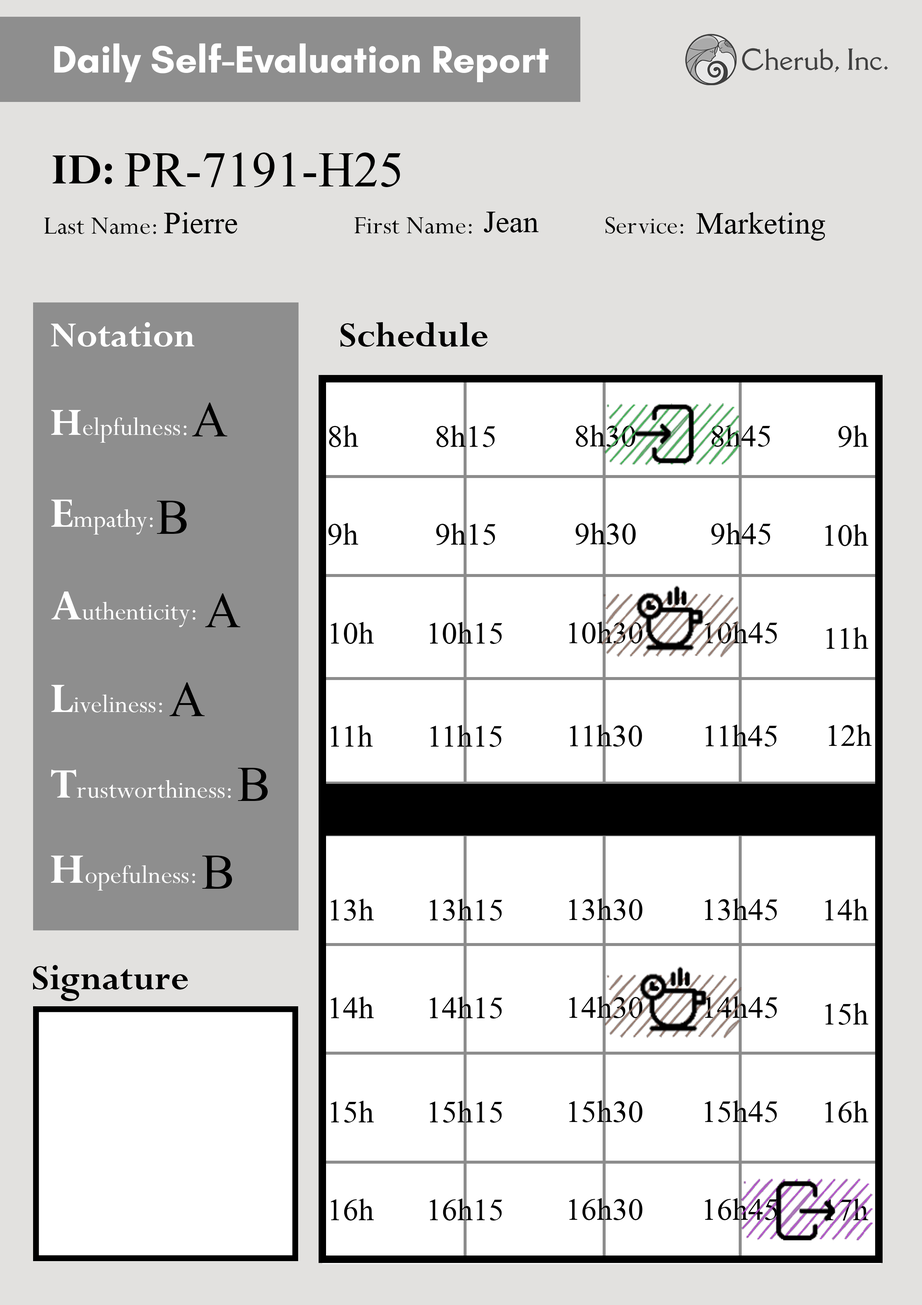
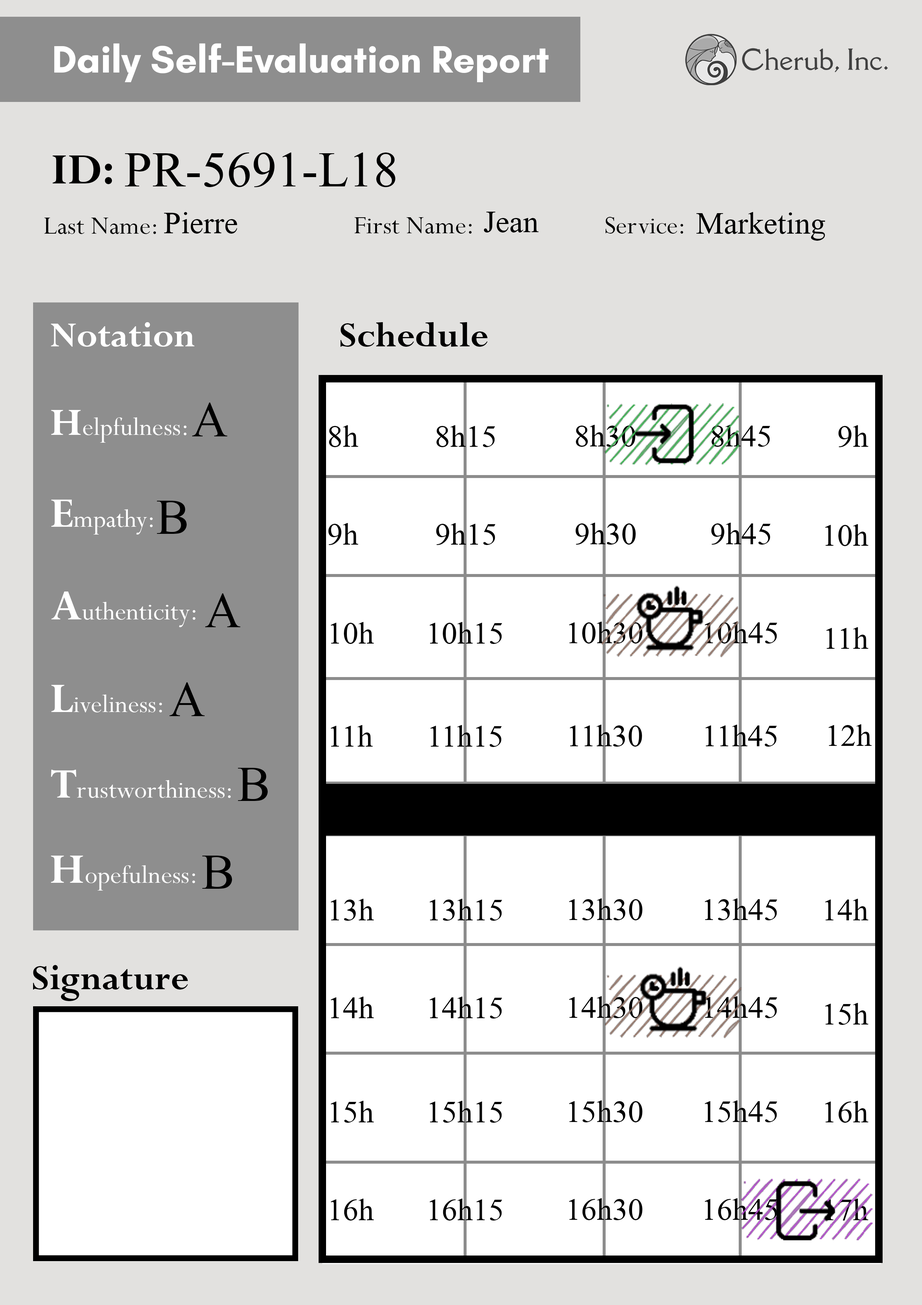
Two versions of the same layered image (922 × 1305). Layer-by-layer changes:
renamed "PR-7191-H25" to "PR-5691-L18", painted on it over <box>203,152,401,188</box>
